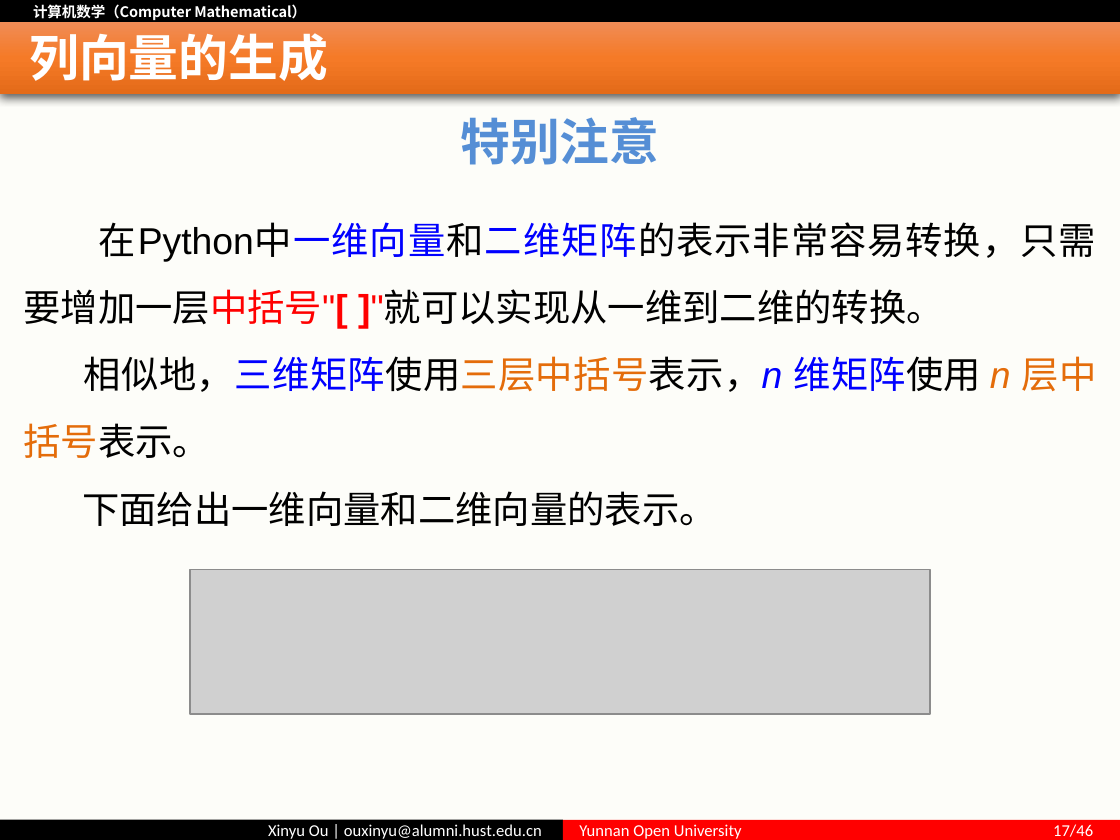
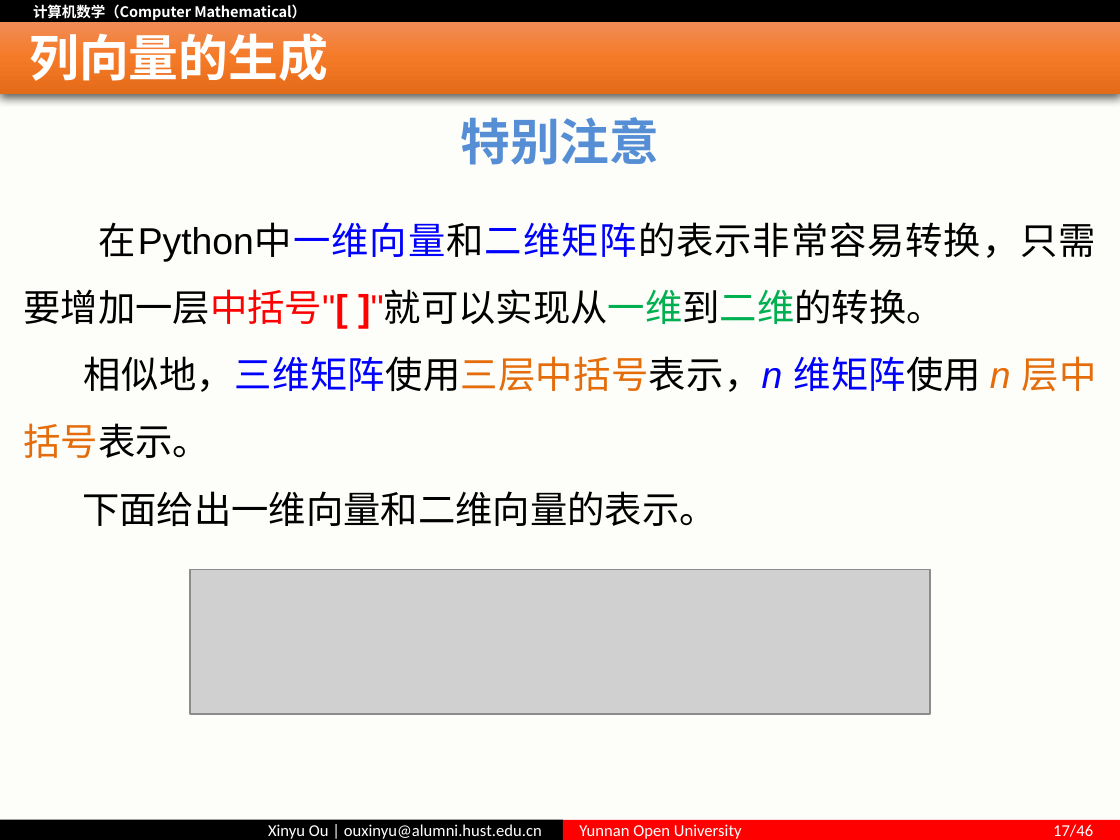
Before and after one commit to ouxinyu/Teaching, a slide deck: slide 17 of ComputerMath/PPT/第02讲 描述空间的工具—向量.pptx. Drawn at 1120x840 pixels with LibreOffice and Linux fonts; fonts in the diff are those of the drawing; grey boxes stand for pictures. Boxes give left, top, right and bottom in pixels: in the first picture for what was removed or moved away, otherwise in the second. Text is boxed around its words. In the diff, an @@ line names an element or a change of style, - is before the commit and + after.

```diff
--- a/ComputerMath/PPT/第02讲 描述空间的工具—向量.pptx
+++ b/ComputerMath/PPT/第02讲 描述空间的工具—向量.pptx
@@ text at box(24, 222, 1096, 329): text colour #000000 to #00B050 in "]"就可以实现从一维到二维的转换。" @@
```
Also in this commit, not shown: 6 other slides changed, 1 other file.
